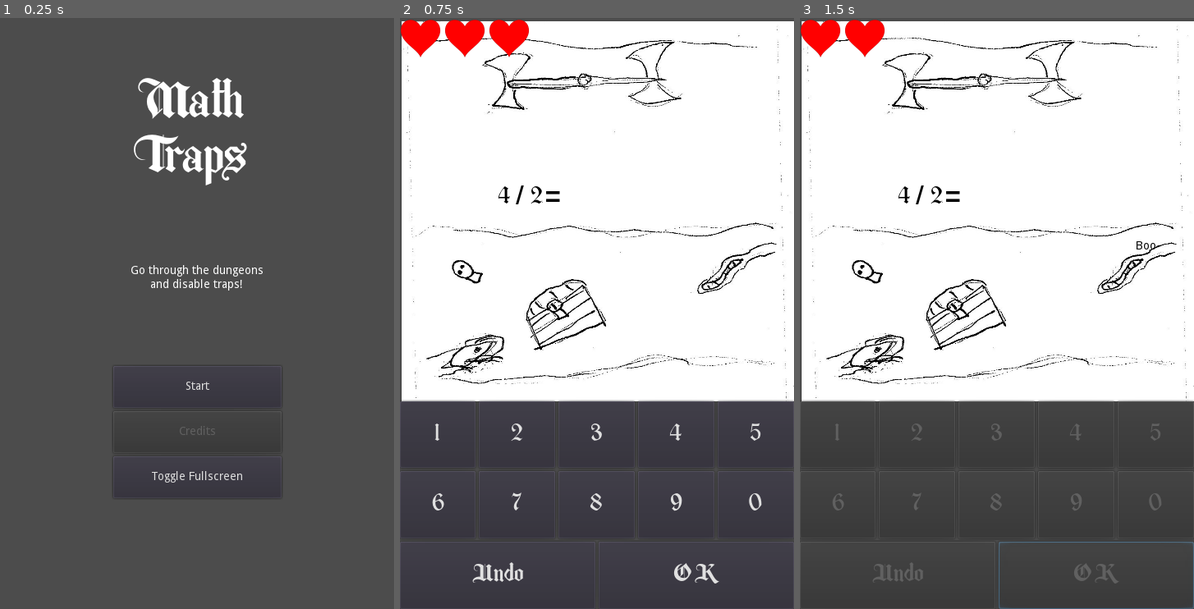
Above: before the commit, frames 1-3 (left to right).
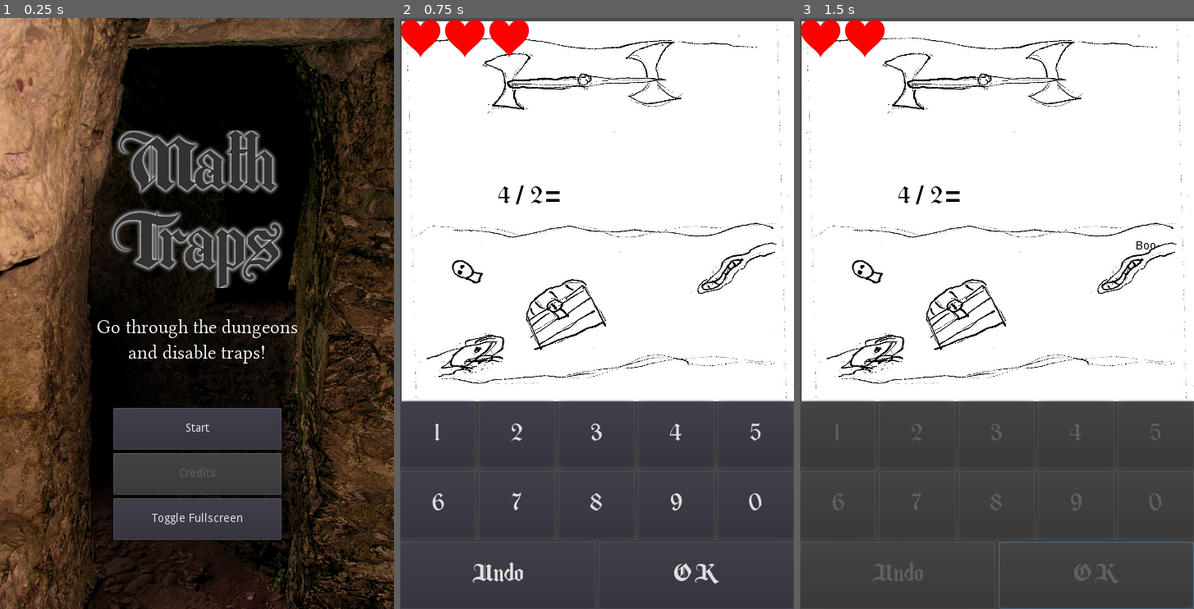
Above: after the commit, the same moments.

Repository: the-g-force/FamJam-May2020
Game: Godot game, scene res://src/TitleScene.tscn
The game is run twice, just before and just after one commit, with the same random seed, the same clock (stepped at 60 frames per second) and the same inputs.
Inputs:
- Up to frame 1 (0.25 s): no input
- Up to frame 2 (0.75 s): click "Start" at 0.5 s
- Up to frame 3 (1.5 s): click "OK" at 1.25 s

The runs differ from the first frame. In frame 1, 90% of the frame differs, in the area x 0-100%, y 0-100%; in frame 2, nothing differs; in frame 3, nothing differs.

Commit message:
Add title screen image

Diff:
--- a/project/src/TitleScene.tscn
+++ b/project/src/TitleScene.tscn
@@ -1,11 +1,12 @@
-[gd_scene load_steps=4 format=2]
+[gd_scene load_steps=5 format=2]
 
 [ext_resource path="res://src/TitleScene.gd" type="Script" id=1]
-[ext_resource path="res://assets/Berkahi Blackletter.otf" type="DynamicFontData" id=2]
+[ext_resource path="res://assets/LinLibertine_DR.ttf" type="DynamicFontData" id=3]
+[ext_resource path="res://assets/BlarneyCastle5-adjusted.png" type="Texture" id=4]
 
 [sub_resource type="DynamicFont" id=1]
-size = 64
-font_data = ExtResource( 2 )
+size = 24
+font_data = ExtResource( 3 )
 
 [node name="TitleScene" type="Control"]
 anchor_right = 1.0
@@ -17,13 +18,13 @@
 
 [node name="VBoxContainer" type="VBoxContainer" parent="."]
 anchor_left = 0.5
-anchor_top = 0.5
+anchor_top = 1.0
 anchor_right = 0.5
-anchor_bottom = 0.5
+anchor_bottom = 1.0
 margin_left = -102.5
-margin_top = 64.1275
+margin_top = -245.0
 margin_right = 102.5
-margin_bottom = 225.128
+margin_bottom = -84.0
 __meta__ = {
 "_edit_use_anchors_": false
 }
@@ -58,15 +59,16 @@
 "_edit_use_anchors_": false
 }
 
-[node name="Label" type="Label" parent="."]
+[node name="flavor text" type="Label" parent="."]
 anchor_left = 0.5
 anchor_top = 0.5
 anchor_right = 0.5
 anchor_bottom = 0.5
-margin_left = -80.9359
-margin_top = -58.6544
-margin_right = 81.0641
-margin_bottom = -27.6544
+margin_left = -151.5
+margin_top = 1.5
+margin_right = 151.5
+margin_bottom = 74.5
+custom_fonts/font = SubResource( 1 )
 text = "Go through the dungeons
 and disable traps!"
 align = 1
@@ -74,20 +76,12 @@
 "_edit_use_anchors_": false
 }
 
-[node name="Title" type="Label" parent="."]
-anchor_left = 0.483
-anchor_right = 0.483
-margin_left = -102.291
-margin_top = 72.0309
-margin_right = 102.709
-margin_bottom = 205.031
-custom_fonts/font = SubResource( 1 )
-text = "Math
-Traps"
-align = 1
-valign = 1
+[node name="BlarneyCastle5-adjusted" type="Sprite" parent="."]
+position = Vector2( 240, 360 )
+z_index = -1
+texture = ExtResource( 4 )
 __meta__ = {
-"_edit_use_anchors_": false
+"_edit_lock_": true
 }
 [connection signal="pressed" from="VBoxContainer/StartButton" to="." method="_on_StartButton_pressed"]
 [connection signal="pressed" from="VBoxContainer/FullscreenButton" to="." method="_on_FullscreenButton_pressed"]
Binary file added: project/assets/BlarneyCastle5-adjusted.png
Not shown, added: project/assets/BlarneyCastle5-adjusted.png.import
